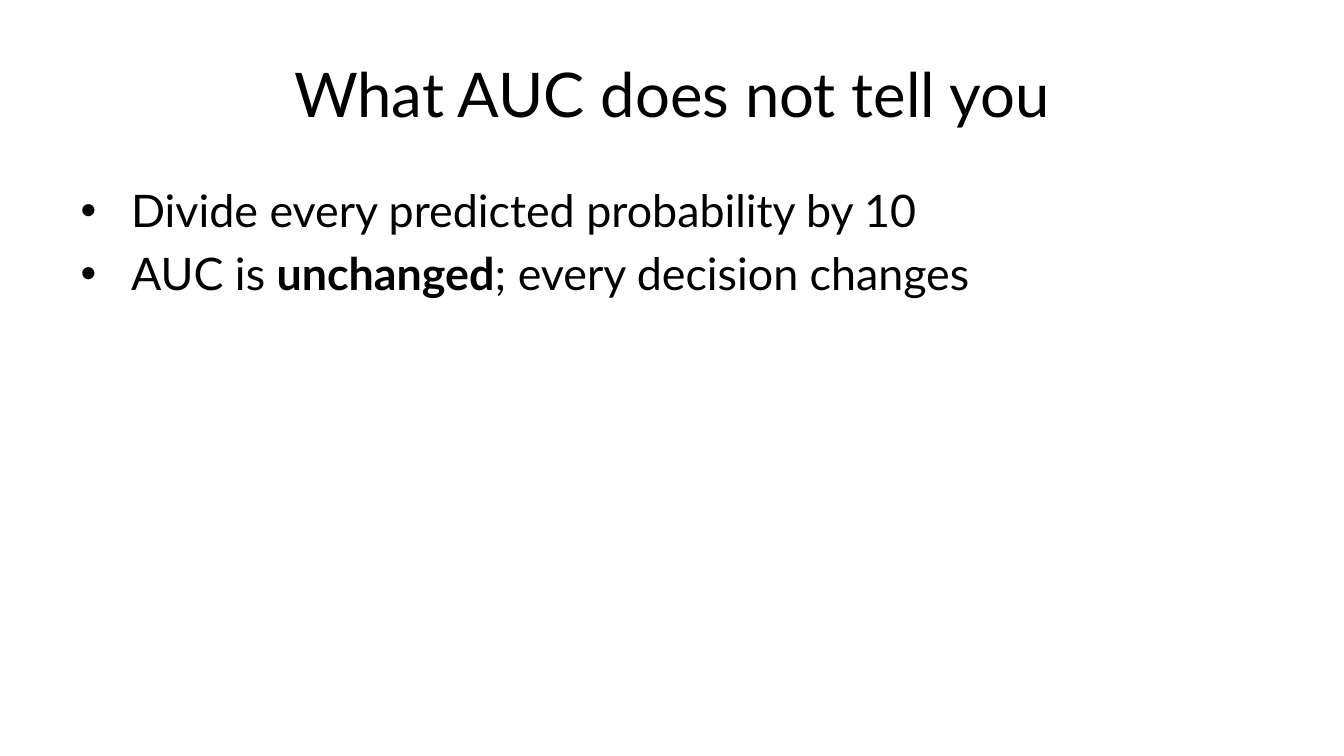
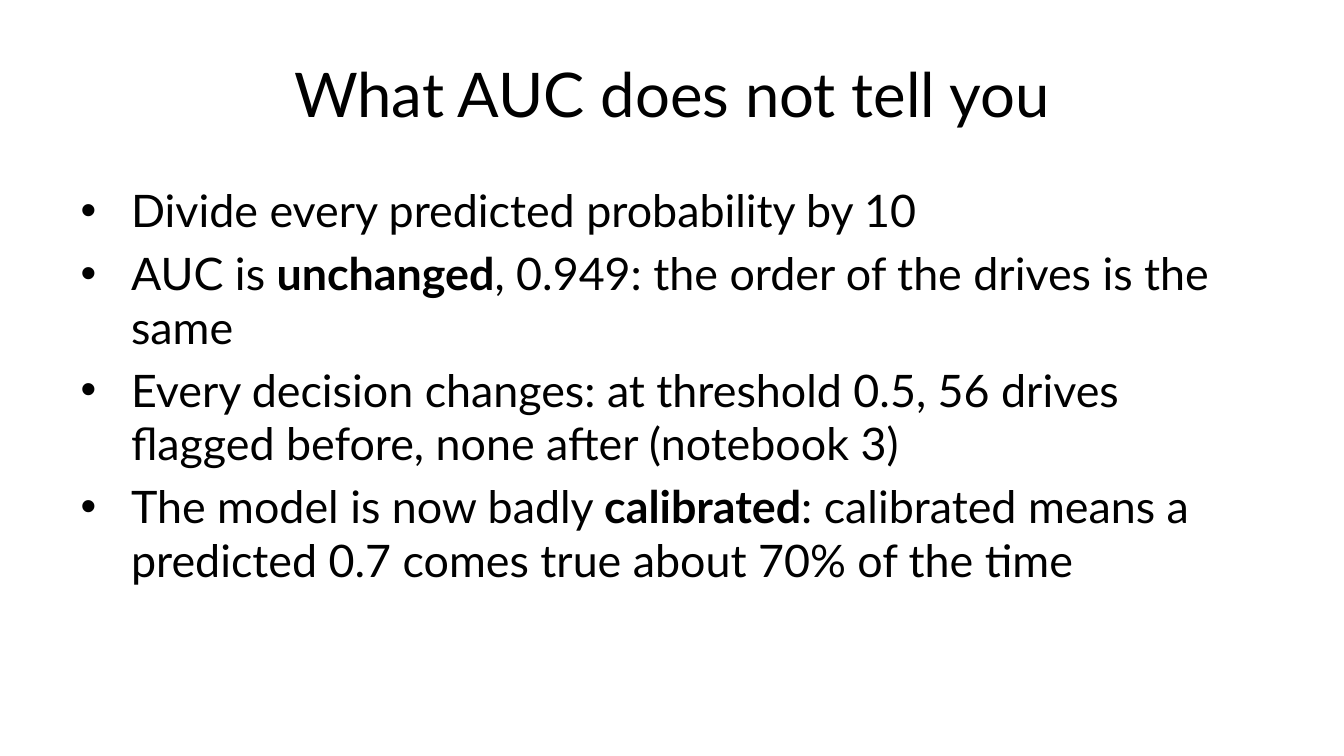
Before and after one commit to fabioantonini/technologies-for-artificial-intelligence, a slide deck: slide 47 of Lessons/04_classification_and_metrics/Slides/classification_and_metrics_slides.pptx. Drawn at 1344x756 pixels with LibreOffice and Linux fonts; fonts in the diff are those of the drawing; background and template pictures are left out. Boxes give left, top, right and bottom in pixels: in the first picture for what was removed or moved away, otherwise in the second. Text is boxed around its words. In the diff, an @@ line names an element or a change of style, - is before the commit and + after.

```diff
--- a/Lessons/04_classification_and_metrics/Slides/classification_and_metrics_slides.pptx
+++ b/Lessons/04_classification_and_metrics/Slides/classification_and_metrics_slides.pptx
@@ text at (131, 256, 1209, 585): text changed @@
-• AUC is unchanged; every decision changes
+• AUC is unchanged, 0.949: the order of the drives is the same
+• Every decision changes: at threshold 0.5, 56 drives flagged before, none after (notebook 3)
+• The model is now badly calibrated: calibrated means a predicted 0.7 comes true about 70% of the time
```
Also in this commit, not shown: 1 other slide changed, 9 other files.
